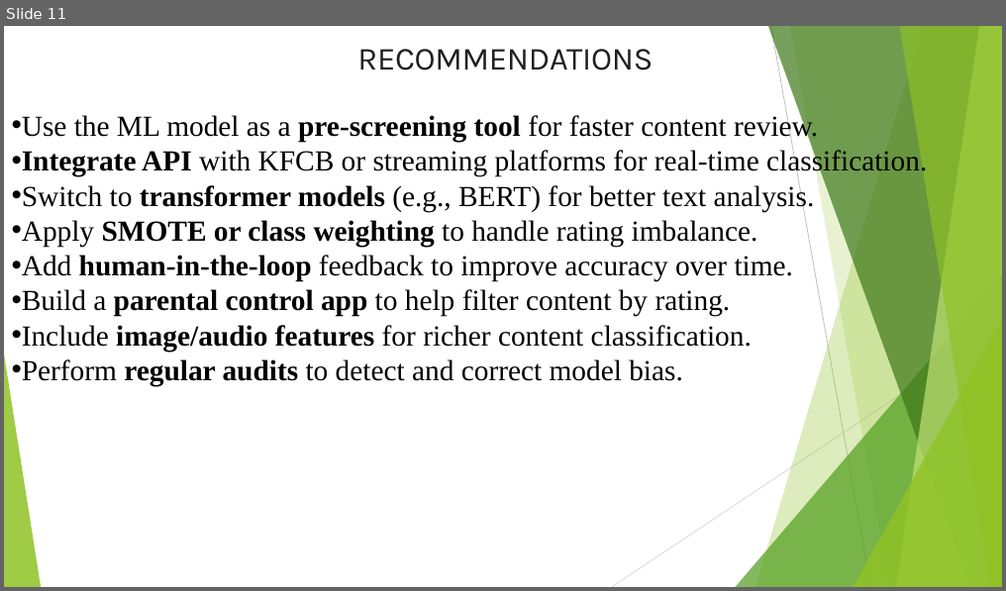
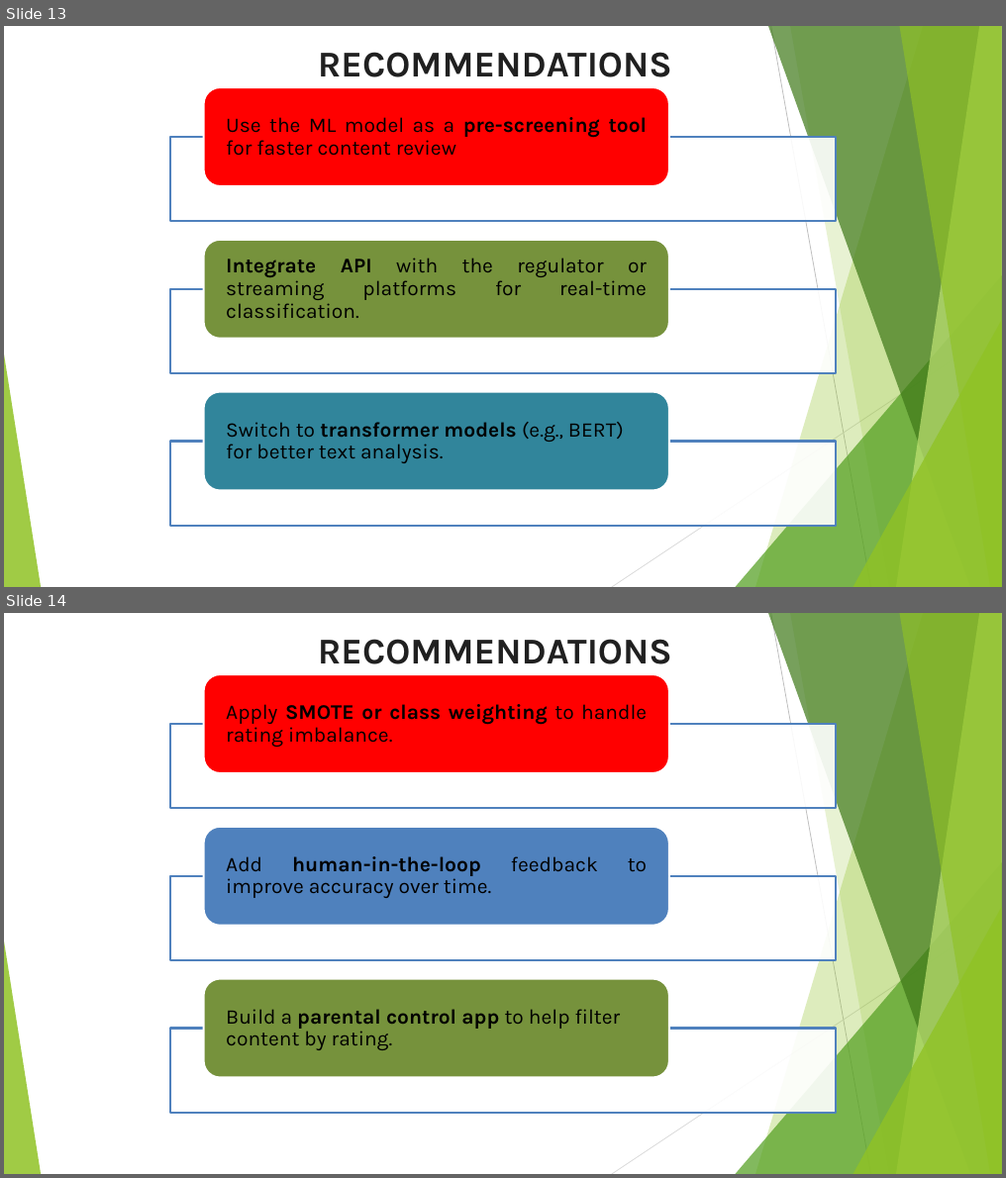
Before and after one commit to cminyade/Data_Alchemists, a slide deck: audiovisual_presentation.pptx. Shown one above the other, each under a label of ours: slide 11 before the commit, slides 13 and 14 after it. The pictures are 1006x591 and 1006x1178 pixels, drawn with LibreOffice and Linux fonts; fonts in the diff are those of the drawing. Boxes give left, top, right and bottom in pixels: in the first picture for what was removed or moved away, otherwise in the second. Text is boxed around its words. In the diff, an @@ line names an element or a change of style, - is before the commit and + after.

```diff
--- a/audiovisual_presentation.pptx
+++ b/audiovisual_presentation.pptx
@@ slide 14 added at (x1=4, y1=613, x2=1002, y2=1174), background #FFFFFF; not listed: 10 template elements that a slide beside it also shows @@
@@ title added at (x1=318, y1=639, x2=672, y2=664), 35 pt, text #202020, bold @@
+RECOMMENDATIONS
@@ freeform shape added at (x1=557, y1=979, x2=727, y2=1014), fill #FFFFFF @@
@@ group added at (x1=170, y1=674, x2=836, y2=1113): 3 rectangles, 3 rounded rectangles, 3 texts @@
+Apply SMOTE or class weighting to handle rating imbalance.
+Add human-in-the-loop feedback to improve accuracy over time.
+Build a parental control app to help filter content by rating.
@@ what was slide 11 is now slide 13 @@
@@ slide 13 changed as well @@
@@ title "RECOMMENDATIONS" moved from (x1=357, y1=49, x2=652, y2=71) to (x1=318, y1=52, x2=672, y2=77) @@
@@ title "RECOMMENDATIONS" at (x1=318, y1=52, x2=672, y2=77): size 31 to 35 pt, letter spacing -0.2 to 0 pt, bold on; indent changed @@
@@ text removed at (x1=22, y1=113, x2=927, y2=386) @@
-• Use the ML model as a pre-screening tool for faster content review.
-• Integrate API with KFCB or streaming platforms for real-time classification.
-• Switch to transformer models (e.g., BERT) for better text analysis.
-• Apply SMOTE or class weighting to handle rating imbalance.
-• Add human-in-the-loop feedback to improve accuracy over time.
-• Build a parental control app to help filter content by rating.
-• Include image/audio features for richer content classification.
-• Perform regular audits to detect and correct model bias.
@@ group added at (x1=170, y1=87, x2=836, y2=526): 3 rectangles, 3 rounded rectangles, 3 texts @@
+Use the ML model as a pre-screening tool for faster content review
+Integrate API with the regulator or streaming platforms for real-time classification.
+Switch to transformer models (e.g., BERT) for better text analysis.
```
Also in this commit, not shown: 8 other slides changed, 7 other slides added, 4 slides removed, 2 other files.
